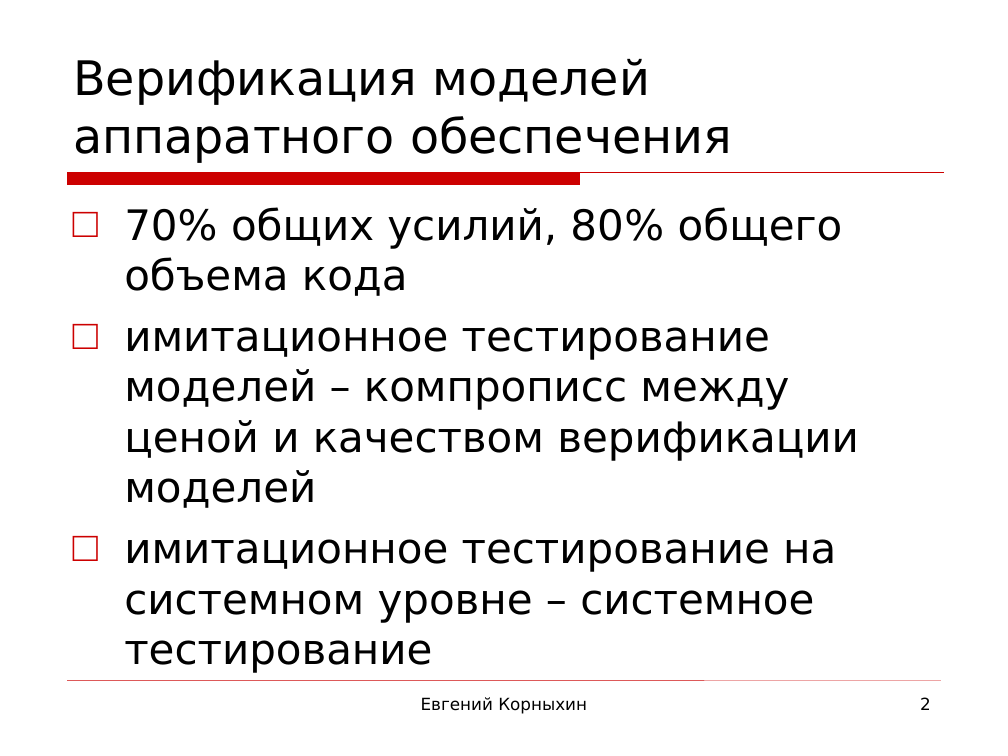
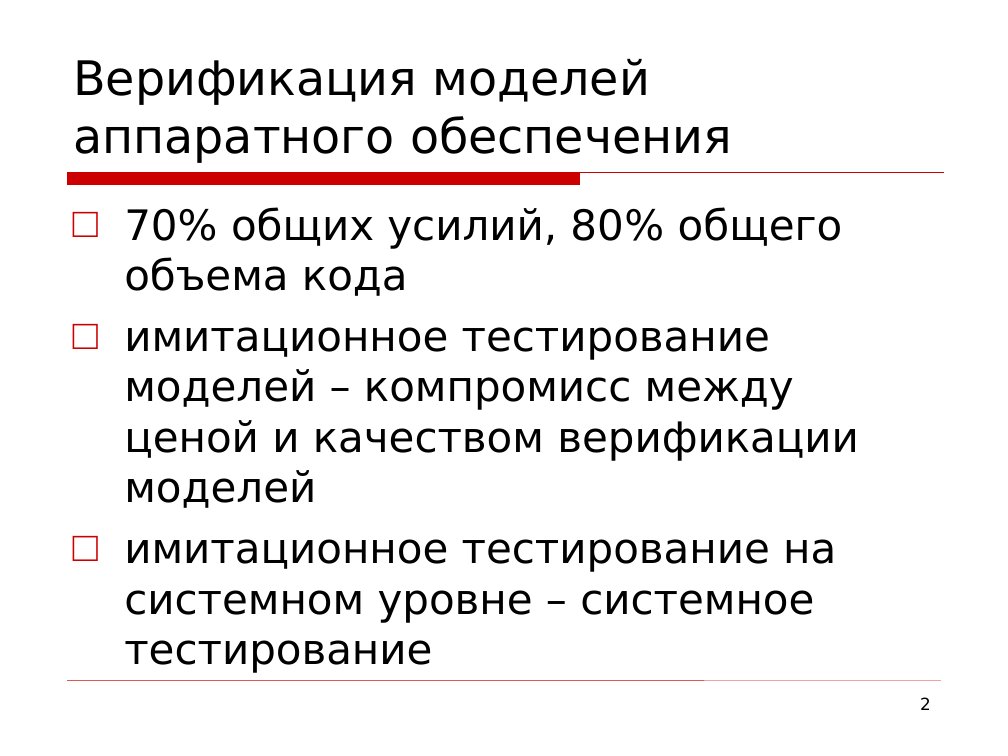
Before and after one commit to kornevgen/tesla-project, a slide deck: slide 2 of papers/THESIS/talks/Oct13 - ISP/isp-slides3.ppt. Drawn at 1008x756 pixels with LibreOffice and Linux fonts; fonts in the diff are those of the drawing; background and template pictures are left out. Boxes give left, top, right and bottom in pixels: in the first picture for what was removed or moved away, otherwise in the second. Text is boxed around its words. In the diff, an @@ line names an element or a change of style, - is before the commit and + after.

```diff
--- a/papers/THESIS/talks/Oct13 - ISP/isp-slides3.ppt
+++ b/papers/THESIS/talks/Oct13 - ISP/isp-slides3.ppt
@@ text at [124, 327, 859, 508]: text changed @@
-□ имитационное тестирование моделей – компрописс между ценой и качеством верификации моделей
+□ имитационное тестирование моделей – компромисс между ценой и качеством верификации моделей
@@ text removed at [421, 697, 587, 714] @@
-Евгений Корныхин
```
Also in this commit, not shown: 21 other slides changed, 8 slides added, 3 slides removed.
